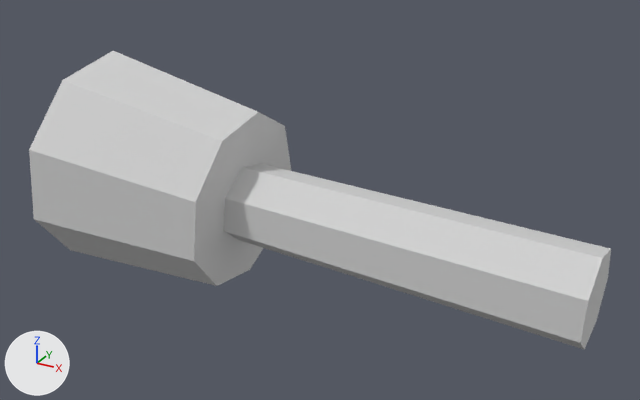
Renders of the OBJ model assets/character/obj_parts/arm_r.obj from each side of a commit.
One viewpoint serves both versions: a camera (50 mm lens) standing at (0.706, -0.778, 0.39) and looking at (0.275, 0.005, -0.002). Every picture has the same lights, and +X, +Y and +Z are marked at lower left. The picture after the commit comes second. Where no turn or scale is listed for an object, it has been applied to the vertices.

Names of what the first picture shows: 'Small_fabric_shoulder_R', 'Upper_twig_arm_R'.
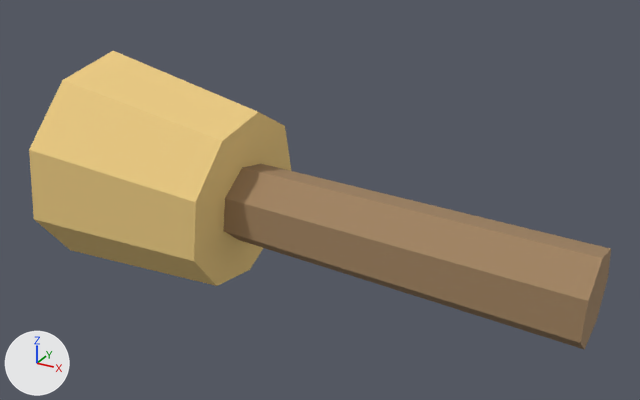
What differs and where, as boxes [x1, y1, x2, y2] in the pictures (640 x 400 px):
'Small_fabric_shoulder_R', recoloured (light grey to beige): [29, 51, 291, 286] in both
'Upper_twig_arm_R', recoloured (light grey to brown): [224, 164, 611, 350] in both

The change, as a list of edits to the scene's bpy script:
```text
Add mat_material_01_07_warm_brown_branch:
    mat_material_01_07_warm_brown_branch = principled_material('material_01_07_Warm_brown_branch')
    mat_material_01_07_warm_brown_branch.base_color = (0.36, 0.23, 0.12)  # brown #a28461
    mat_material_01_07_warm_brown_branch.roughness = 0.911
Add mat_material_00_16_warm_yellow_sleeves:
    mat_material_00_16_warm_yellow_sleeves = principled_material('material_00_16_Warm_yellow_sleeves')
    mat_material_00_16_warm_yellow_sleeves.base_color = (0.87, 0.62, 0.23)  # beige #f0ce84
    mat_material_00_16_warm_yellow_sleeves.roughness = 0.923
Change me_small_fabric_shoulder_r:
    where me_small_fabric_shoulder_r.from_pydata(...)  # 18 vertices, 32 faces; spans x -0.042..0.19, y -0.12..0.128, z -0.125..0.125
    remove me_small_fabric_shoulder_r.materials.append(mat_material_default)  # light grey #d3d3d3
    add me_small_fabric_shoulder_r.materials.append(mat_material_00_16_warm_yellow_sleeves)  # beige #f0ce84
Change me_upper_twig_arm_r:
    where me_upper_twig_arm_r.from_pydata(...)  # 14 vertices, 24 faces; spans x 0.138..0.582, y -0.047..0.052, z -0.091..0.026
    remove me_upper_twig_arm_r.materials.append(mat_material_default)  # light grey #d3d3d3
    add me_upper_twig_arm_r.materials.append(mat_material_01_07_warm_brown_branch)  # brown #a28461
```
